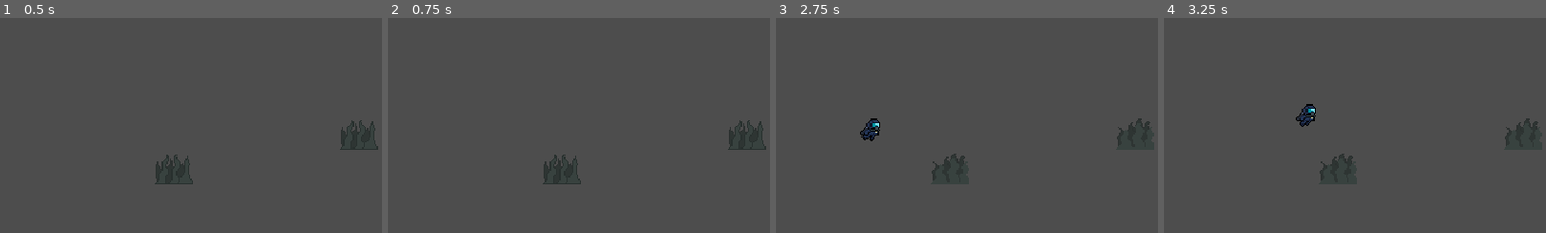
Above: before the commit, frames 1-4 (left to right).
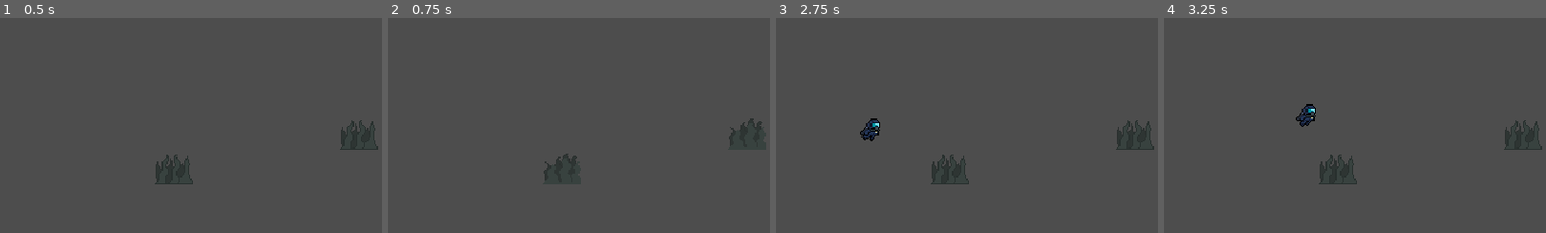
Above: after the commit, the same moments.

Repository: Absolute-Cinema-GameDev/callisto-game
Game: Godot game, scene res://scenes/main.tscn
The game is run twice, just before and just after one commit, with the same random seed, the same clock (stepped at 60 frames per second) and the same inputs. The engine's default icon, where the game draws it, is replaced by a stand-in: a white triangle on a blue panel in a dark square.
Inputs:
- Up to frame 1 (0.5 s): no input
- Up to frame 2 (0.75 s): tap Enter at 0.5 s; hold D (move_right) from 0.53 s (still down); hold Space (interact) from 0.53 s (still down)
- Up to frame 3 (2.75 s): release D (move_right) at 1.28 s; release Space (interact) at 1.28 s; hold S (move_down) 1.28-2.03 s; tap Space (interact) at 1.35 s; hold D (move_right) from 2.03 s (still down); hold Space (interact) from 2.03 s (still down)
- Up to frame 4 (3.25 s): release D (move_right) at 2.78 s; release Space (interact) at 2.78 s; hold W (move_up) from 2.78 s (still down); tap Space (interact) at 2.85 s
The pictures show only the part of the screen within x 11-61%, y 0-50%; the shares and areas given below are measured in that part.

Frame 1 is identical in both runs. In frame 2, 0.3% of the frame differs, in the area x 40-98%, y 46-75%; in frame 3, 0.3%; in frame 4, 0.3%.

Commit message:
idk what this commit does :)

Diff:
--- a/scenes/entities/enemy-ambush/ambush.tscn
+++ b/scenes/entities/enemy-ambush/ambush.tscn
@@ -375,9 +375,9 @@
 [node name="Animate" type="AnimatedSprite2D" parent="."]
 scale = Vector2(2.5, 2.5)
 sprite_frames = SubResource("SpriteFrames_ae7va")
-animation = &"stun"
-frame = 11
-frame_progress = 1.0
+animation = &"active"
+frame = 10
+frame_progress = 0.663703
 
 [node name="AreaDetection" type="Area2D" parent="."]
 
--- a/scenes/levels/seaweed_bush/seaweed_bush.tscn
+++ b/scenes/levels/seaweed_bush/seaweed_bush.tscn
@@ -25,7 +25,7 @@
 }],
 "loop": true,
 "name": &"idle",
-"speed": 5.5
+"speed": 4.5
 }]
 
 [node name="SeaweedBush" type="Node2D"]
@@ -40,7 +40,7 @@
 [node name="Animate" type="AnimatedSprite2D" parent="."]
 sprite_frames = SubResource("SpriteFrames_lctq2")
 animation = &"idle"
-frame_progress = 0.0244569
+frame_progress = 0.118244
 
 [connection signal="body_entered" from="AreaDetection" to="." method="_on_area_detection_body_entered"]
 [connection signal="body_exited" from="AreaDetection" to="." method="_on_area_detection_body_exited"]
--- a/scenes/main.tscn
+++ b/scenes/main.tscn
@@ -8,6 +8,7 @@
 [node name="Main" type="Node2D"]
 
 [node name="Player" parent="." instance=ExtResource("1_uknod")]
+collision_mask = 0
 
 [node name="Ambush" parent="." instance=ExtResource("2_mpr4x")]
 position = Vector2(412, 182)
